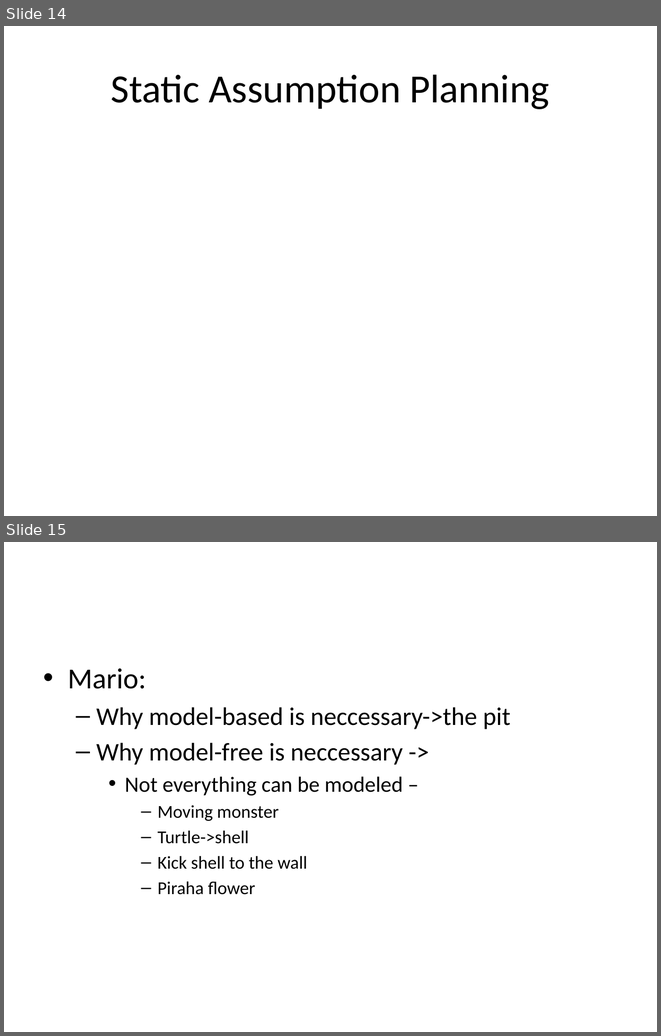
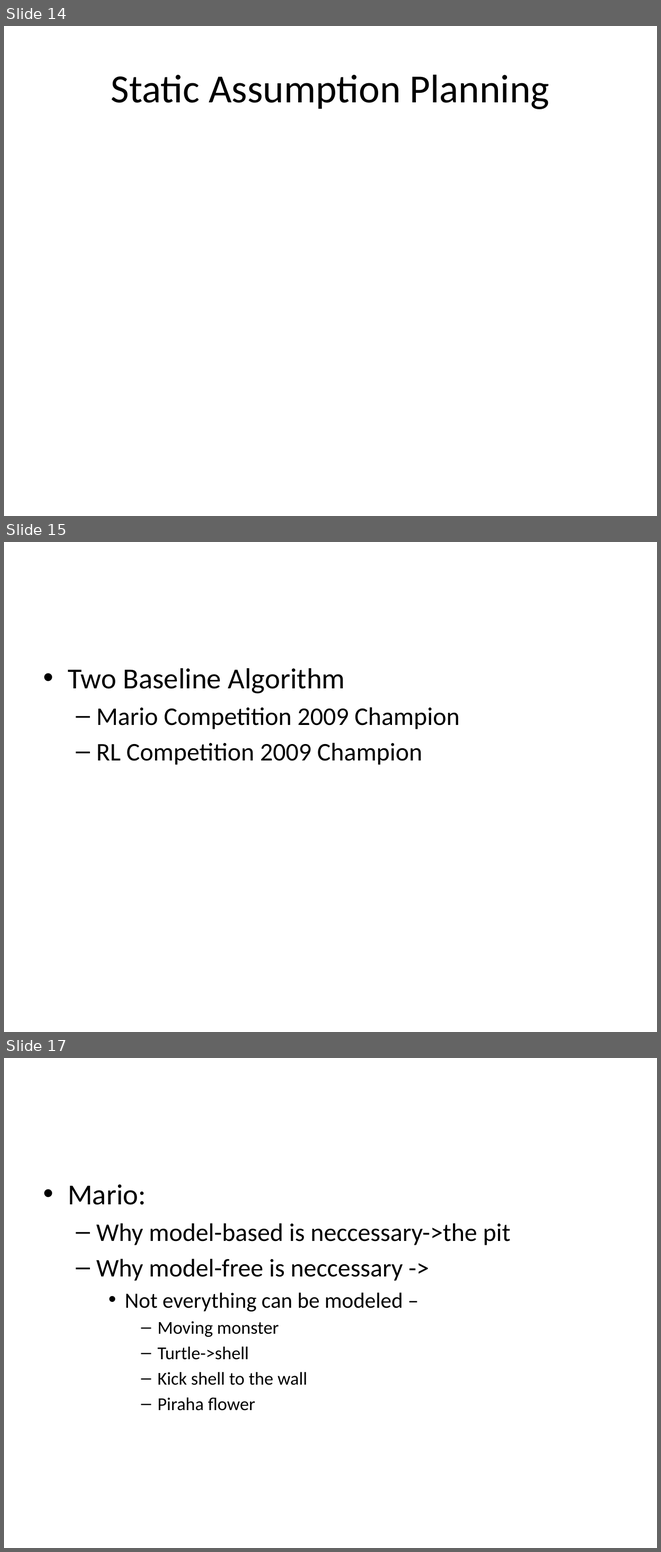
Before and after one commit to lono175/Thesis, a slide deck: OptimalPlanning.pptx. Shown one above the other, each under a label of ours: slides 14 and 15 before the commit, slides 14, 15 and 17 after it; the slides between them are not shown. The pictures are 661x1036 and 661x1552 pixels, drawn with LibreOffice and Linux fonts; fonts in the diff are those of the drawing. Boxes give left, top, right and bottom in pixels: in the first picture for what was removed or moved away, otherwise in the second. Text is boxed around its words. In the diff, an @@ line names an element or a change of style, - is before the commit and + after.

```diff
--- a/OptimalPlanning.pptx
+++ b/OptimalPlanning.pptx
@@ slide 15 added at bbox=[4, 542, 657, 1032], background #FFFFFF @@
@@ text added at bbox=[68, 668, 459, 765], 28 pt, text #000000 @@
+• Two Baseline Algorithm
+  – Mario Competition 2009 Champion
+  – RL Competition 2009 Champion
@@ what was slide 15 is now slide 17 @@
```
Also in this commit, not shown: 3 other slides added.
